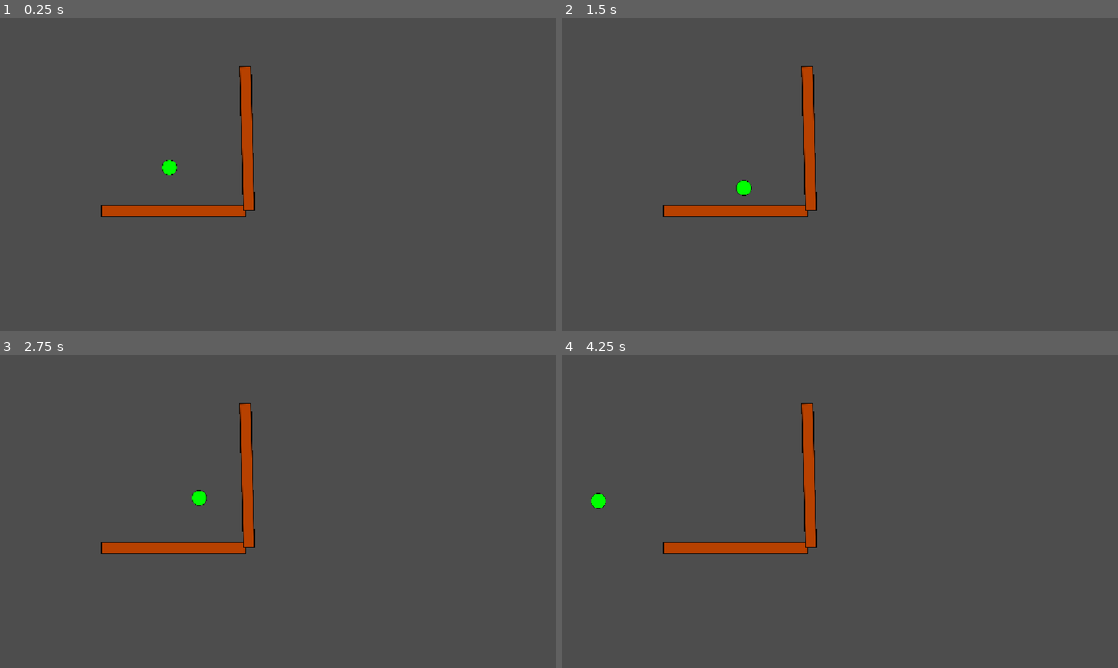
Above: before the commit, frames 1-4 (two rows, left to right).
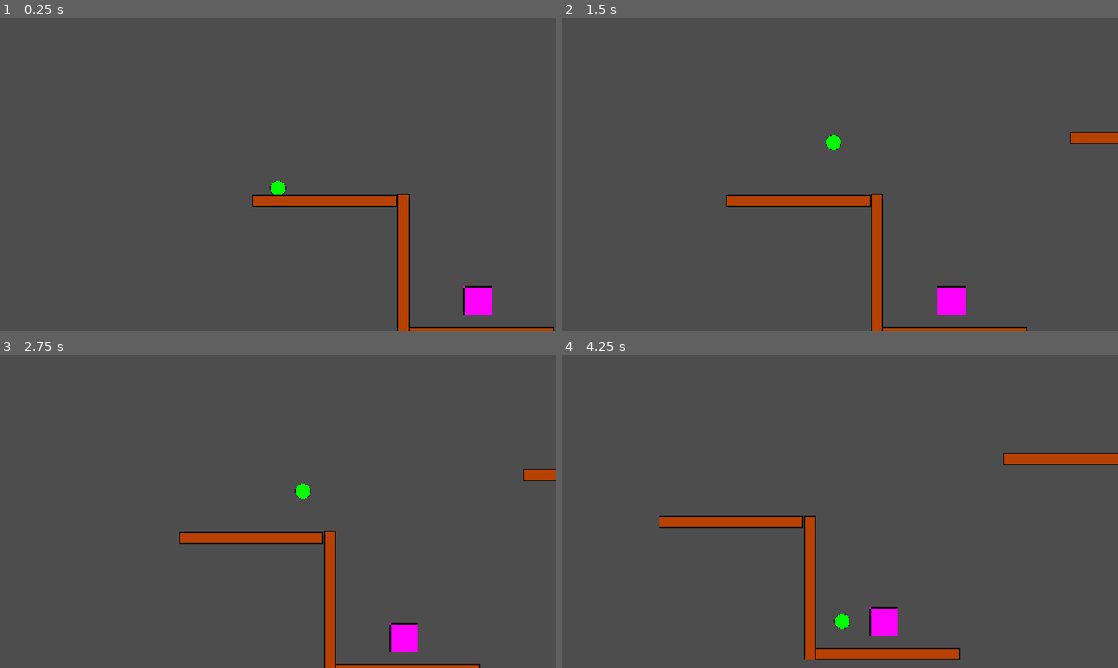
Above: after the commit, the same moments.

Repository: CraftyAlpaca/Bounce-World
Game: Godot game, scene res://level 1.tscn
Two runs of this game, one before a commit and one after it. Both use one fixed random seed, a clock stepped at 60 frames per second and the inputs below. This scene is started directly instead of the project's main scene.
Inputs:
- Up to frame 1 (0.25 s): no input
- Up to frame 2 (1.5 s): hold D (right) 0.53-1.28 s; hold A (left) from 1.28 s (still down)
- Up to frame 3 (2.75 s): release A (left) at 2.03 s; hold D (right) from 2.03 s (still down)
- Up to frame 4 (4.25 s): release D (right) at 3.53 s; hold A (left) from 3.53 s (still down)

The runs differ from the first frame. In frame 1, 5.1% of the frame differs, in the area x 18-100%, y 15-100%; in frame 2, 5.1%; in frame 3, 5.0%; in frame 4, 6.0%, in the area x 5-100%, y 15-98%.

Commit message:
please kill me added some stuff, I have no idea what lol :3

Diff:
--- a/Scripts/player.gd
+++ b/Scripts/player.gd
@@ -2,6 +2,7 @@
 
 var StartEnergy
 var CurrentEnergy
+var LastCheckpointHeight
 
 var totalEnergy
 func _init() -> void:
@@ -9,21 +10,27 @@
 	CurrentEnergy = StartEnergy+10
 
 var state = 0
+var speed = 300
 
 func _input(event: InputEvent) -> void:
 	if event.is_action_pressed("left")and state !=1:
-		linear_velocity.x = -100*(CurrentEnergy/StartEnergy)
+		linear_velocity.x = -speed#*(CurrentEnergy/StartEnergy)
 		state = 1
 	elif event.is_action_pressed("right")and state !=-1:
-		linear_velocity.x = 100*(CurrentEnergy/StartEnergy)
+		linear_velocity.x = speed#*(CurrentEnergy/StartEnergy)
 		state = -1
 	elif (event.is_action_released("left")and state ==1)or (event.is_action_released("right") and state == -1):
 		linear_velocity.x = 0
 		state = 0
 
 
-func _on_body_entered(body: Node) -> void:
+func _on_body_entered(_body: Node) -> void:
 	if linear_velocity.y >=0:
 		linear_velocity.y = CurrentEnergy+position.y
 	else:
 		linear_velocity.y = -1*(CurrentEnergy+position.y)
+
+
+
+func _on_area_2d_game_over() -> void:
+	queue_free()
--- /dev/null
+++ b/energy_drink.tscn
@@ -0,0 +1,20 @@
+[gd_scene format=3 uid="uid://ba7hghvnl8eg2"]
+
+[ext_resource type="Script" uid="uid://dyqfr0yay1odd" path="res://energy.gd" id="1_srvva"]
+
+[sub_resource type="RectangleShape2D" id="RectangleShape2D_dkqkh"]
+size = Vector2(60, 60)
+
+[sub_resource type="PlaceholderTexture2D" id="PlaceholderTexture2D_0t3ih"]
+size = Vector2(60, 60)
+
+[node name="energy" type="Area2D" unique_id=1535500231]
+script = ExtResource("1_srvva")
+
+[node name="CollisionShape2D" type="CollisionShape2D" parent="." unique_id=381536085]
+shape = SubResource("RectangleShape2D_dkqkh")
+
+[node name="Sprite2D" type="Sprite2D" parent="." unique_id=1040072769]
+texture = SubResource("PlaceholderTexture2D_0t3ih")
+
+[connection signal="body_entered" from="." to="." method="_on_body_entered"]
--- a/level 1.tscn
+++ b/level 1.tscn
@@ -2,29 +2,46 @@
 
 [ext_resource type="PackedScene" uid="uid://dkrdk6qwm3xx1" path="res://player.tscn" id="1_x0rdp"]
 [ext_resource type="PackedScene" uid="uid://c7mkpkmwx5udk" path="res://platform.tscn" id="2_0t3ih"]
-[ext_resource type="Script" uid="uid://dyqfr0yay1odd" path="res://energy.gd" id="3_0t3ih"]
+[ext_resource type="PackedScene" uid="uid://ba7hghvnl8eg2" path="res://energy_drink.tscn" id="3_0t3ih"]
+[ext_resource type="Script" uid="uid://b1wi67trjlwey" path="res://world_end.gd" id="4_pe8na"]
 
-[sub_resource type="RectangleShape2D" id="RectangleShape2D_dkqkh"]
-size = Vector2(77, 80)
+[sub_resource type="RectangleShape2D" id="RectangleShape2D_elox4"]
+size = Vector2(1594.5, 20)
 
 [node name="Level1" type="Node2D" unique_id=727154241]
 
 [node name="RigidBody2D" parent="." unique_id=1988495205 instance=ExtResource("1_x0rdp")]
-position = Vector2(351, 281)
+position = Vector2(52, 291)
+
+[node name="Camera2D" type="Camera2D" parent="RigidBody2D" unique_id=1809681299]
+position_smoothing_enabled = true
+drag_vertical_enabled = true
+drag_top_margin = 0.5
+drag_bottom_margin = 0.5
 
 [node name="StaticBody2D" parent="." unique_id=40748270 instance=ExtResource("2_0t3ih")]
-position = Vector2(359, 399)
+position = Vector2(149, 345)
 
-[node name="StaticBody2D2" parent="." unique_id=737085166 instance=ExtResource("2_0t3ih")]
-position = Vector2(512, 250)
-rotation = 1.5452487
+[node name="StaticBody2D2" parent="." unique_id=509440573 instance=ExtResource("2_0t3ih")]
+position = Vector2(312, 482)
+rotation = 1.5707964
 
-[node name="energy" type="Area2D" parent="." unique_id=1271656904]
-position = Vector2(-5, 50)
-script = ExtResource("3_0t3ih")
+[node name="StaticBody2D3" parent="." unique_id=694891955 instance=ExtResource("2_0t3ih")]
+position = Vector2(473, 619)
 
-[node name="CollisionShape2D" type="CollisionShape2D" parent="energy" unique_id=1264553003]
-position = Vector2(465, 270)
-shape = SubResource("RectangleShape2D_dkqkh")
+[node name="StaticBody2D4" parent="." unique_id=707356801 instance=ExtResource("2_0t3ih")]
+position = Vector2(862, 215)
 
-[connection signal="body_entered" from="energy" to="energy" method="_on_body_entered"]
+[node name="energy" parent="." unique_id=1535500231 instance=ExtResource("3_0t3ih")]
+position = Vector2(466, 552)
+
+[node name="Area2D" type="Area2D" parent="." unique_id=1879207169]
+position = Vector2(-4, 649)
+script = ExtResource("4_pe8na")
+
+[node name="CollisionShape2D" type="CollisionShape2D" parent="Area2D" unique_id=1603126314]
+position = Vector2(653, 5)
+shape = SubResource("RectangleShape2D_elox4")
+
+[connection signal="body_entered" from="Area2D" to="Area2D" method="_on_body_entered"]
+[connection signal="gameOver" from="Area2D" to="RigidBody2D" method="_on_area_2d_game_over"]
--- a/project.godot
+++ b/project.godot
@@ -44,6 +44,7 @@
 
 [rendering]
 
+textures/canvas_textures/default_texture_filter=0
 rendering_device/driver.windows="d3d12"
 renderer/rendering_method="gl_compatibility"
 renderer/rendering_method.mobile="gl_compatibility"
--- /dev/null
+++ b/world_end.gd
@@ -0,0 +1,7 @@
+extends Area2D
+
+signal gameOver
+
+func _on_body_entered(body: Node2D) -> void:
+	if body is RigidBody2D:
+		gameOver.emit("killed by worldborder")
Not shown, added: Assets/blue_platform_closed.png.import
Not shown, added: Assets/blue_platform_left_end.png.import
Not shown, added: Assets/blue_platform_middle_part.png.import
Not shown, added: Assets/blue_platform_right_end.png.import
Not shown, added: Assets/green_platform_closed.png.import
Not shown, added: Assets/green_platform_left_end.png.import
Not shown, added: Assets/green_platform_middle_part.png.import
Not shown, added: Assets/green_platform_right_end.png.import
Not shown, added: Assets/pink_platform_closed.png.import
Not shown, added: Assets/pink_platform_left_end.png.import
Not shown, added: Assets/pink_platform_middle_part.png.import
Not shown, added: Assets/pink_platform_right_end.png.import
(and 2 more such lines)
